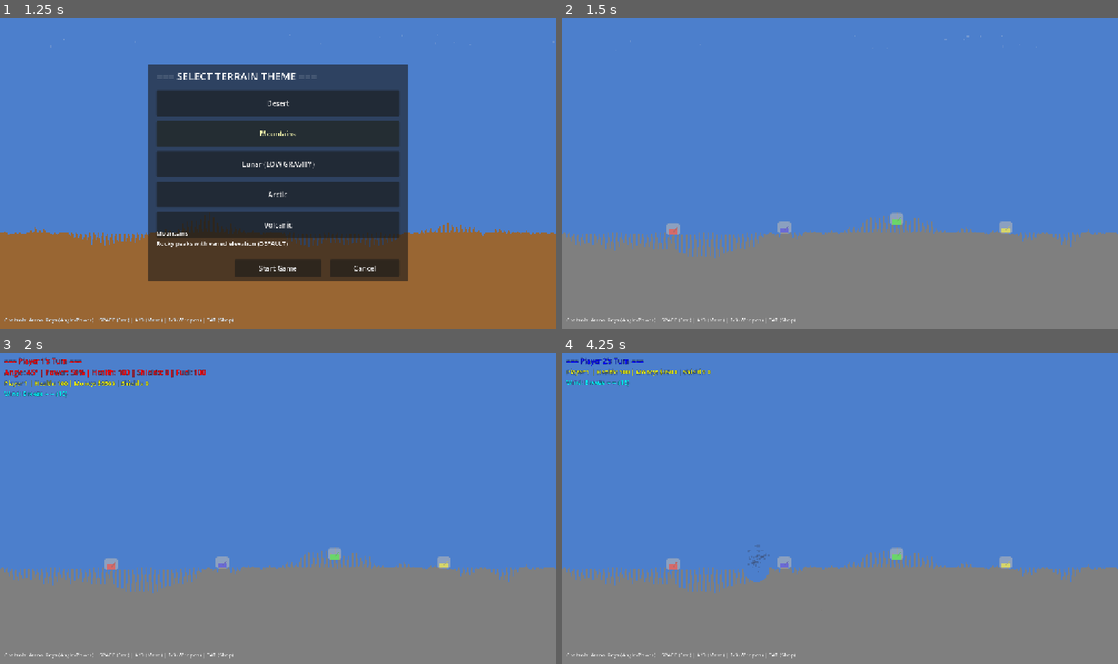
Above: before the commit, frames 1-4 (two rows, left to right).
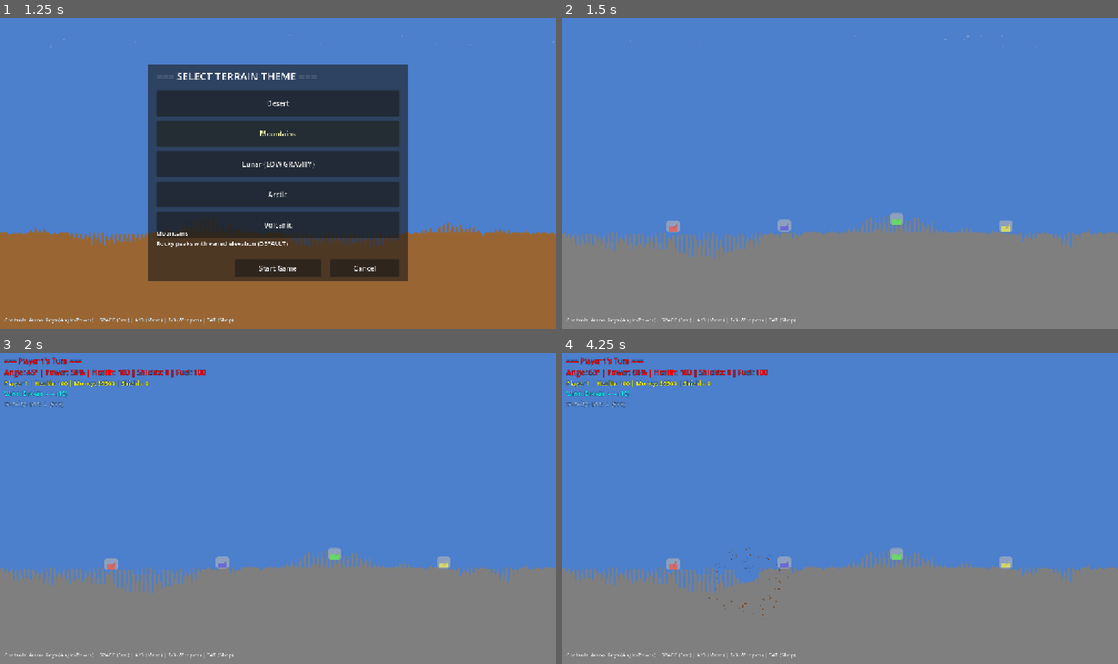
Above: after the commit, the same moments.

Repository: thamam/Games
Game: Godot game, scene res://scenes/Main.tscn
The game is run twice, just before and just after one commit, with the same random seed, the same clock (stepped at 60 frames per second) and the same inputs.
Inputs:
- Up to frame 1 (1.25 s): tap Enter at 0.5 s; hold D (move_right) from 0.53 s (still down); hold Space (fire) from 0.53 s (still down); tap Up (ui_up) at 0.77 s
- Up to frame 2 (1.5 s): release D (move_right) at 1.25 s; release Space (fire) at 1.25 s; click "Start Game" at 1.25 s
- Up to frame 3 (2 s): no input
- Up to frame 4 (4.25 s): hold D (move_right) 2.03-2.78 s; tap Tab at 2.1 s; tap Up (ui_up) at 2.27, 3.77 s; tap Space (fire) at 2.75, 3.6 s; hold A (move_left) 2.78-3.53 s; tap R at 2.85 s; tap Enter at 3.5 s; hold D (move_right) from 3.53 s (still down)

Frame 1 is identical in both runs. In frame 2, 0.1% of the frame differs, in the area x 18-81%, y 64-70%; in frame 3, 0.1%; in frame 4, 1.4%, in the area x 0-41%, y 1-86%.

Commit message:
Implement gravity events system (Phase 2.3)
Added dynamic gravity events that change each round with four categories:
- Low (0.6x): 20% probability - Light blue, ↓ symbol
- Normal (1.0x): 50% probability - White, = symbol
- High (1.4x): 20% probability - Orange, ↑ symbol
- Extreme (2.0x): 10% probability - Red, ↑↑ symbol

Features implemented:
1. Weighted random gravity generation with realistic probabilities
2. Dynamic physics system adjustment each round
3. Visual gravity indicator with color-coded symbols
4. Getter functions for gravity state access
5. Gravity multipliers affect projectile trajectories and tank physics

Technical details:
- GameManager.gd: generate_gravity() with weighted category selection
- Main.gd: Enhanced UI with gravity indicator and color coding
- Gravity state tracked in current_gravity and gravity_event variables
- Physics gravity updated via ProjectSettings.set_setting()

Phase 2 Environmental Variety now complete:
✅ Phase 2.1: Terrain Variety (5 themes)
✅ Phase 2.2: Wind Variety (4 categories with particles)
✅ Phase 2.3: Gravity Events (4 categories with physics)

Generated with [Claude Code](https://claude.ai/code)
via [Happy](https://happy.engineering)

Co-Authored-By: Claude <noreply@anthropic.com>
Co-Authored-By: Happy <yesreply@happy.engineering>

Diff:
--- a/Scorch/ScorchedEarth/scripts/GameManager.gd
+++ b/Scorch/ScorchedEarth/scripts/GameManager.gd
@@ -32,6 +32,9 @@
 var turn_timer: float = 0.0
 var current_wind: Vector2 = Vector2.ZERO  # Consistent wind per round
 var wind_strength: String = "Calm"  # Wind description (Phase 2.2)
+var current_gravity: float = 980.0  # Current gravity value (Phase 2.3)
+var gravity_event: String = "Normal"  # Gravity event description (Phase 2.3)
+var base_gravity: float = 980.0  # Base gravity constant
 
 ## Player Data
 var players: Array[Dictionary] = []
@@ -108,6 +111,10 @@
 	var wind_dir = "→" if current_wind.x > 0 else "←"
 	print("Wind: %s %s (%.1f)" % [wind_strength, wind_dir, abs(current_wind.x)])
 
+	# Set gravity for this round (Phase 2.3: Gravity Events)
+	generate_gravity()
+	print("Gravity: %s (%.0f)" % [gravity_event, current_gravity])
+
 	# Apply interest to all players
 	for player in players:
 		var interest = int(player.money * interest_rate)
@@ -160,6 +167,38 @@
 	# Set wind state
 	current_wind = Vector2(wind_speed * direction, 0.0)
 	wind_strength = selected_category.name
+
+func generate_gravity() -> void:
+	"""Generate gravity event for this round (Phase 2.3)"""
+	# Gravity categories with weighted probabilities
+	var gravity_categories = [
+		{"name": "Low", "multiplier": 0.6, "weight": 20},
+		{"name": "Normal", "multiplier": 1.0, "weight": 50},
+		{"name": "High", "multiplier": 1.4, "weight": 20},
+		{"name": "Extreme", "multiplier": 2.0, "weight": 10}
+	]
+
+	# Weighted random selection
+	var total_weight = 0
+	for category in gravity_categories:
+		total_weight += category.weight
+
+	var random_weight = randf() * total_weight
+	var accumulated_weight = 0.0
+	var selected_category = gravity_categories[1]  # Default to Normal
+
+	for category in gravity_categories:
+		accumulated_weight += category.weight
+		if random_weight <= accumulated_weight:
+			selected_category = category
+			break
+
+	# Calculate and apply gravity
+	current_gravity = base_gravity * selected_category.multiplier
+	gravity_event = selected_category.name
+
+	# Apply to physics system
+	ProjectSettings.set_setting("physics/2d/default_gravity", current_gravity)
 
 func start_playing() -> void:
 	"""Begin the playing phase"""
@@ -548,3 +587,11 @@
 func get_wind() -> Vector2:
 	"""Get current wind vector"""
 	return current_wind
+
+func get_gravity() -> float:
+	"""Get current gravity value (Phase 2.3)"""
+	return current_gravity
+
+func get_gravity_event() -> String:
+	"""Get current gravity event description (Phase 2.3)"""
+	return gravity_event
--- a/Scorch/ScorchedEarth/scripts/Main.gd
+++ b/Scorch/ScorchedEarth/scripts/Main.gd
@@ -15,6 +15,7 @@
 var status_label: Label
 var player_info_label: Label
 var wind_indicator: Label
+var gravity_indicator: Label  # Gravity event indicator (Phase 2.3)
 var angle_label: Label
 var power_label: Label
 var shop: Control  # Shop UI
@@ -81,6 +82,14 @@
 	wind_indicator.add_theme_color_override("font_outline_color", Color.BLACK)
 	wind_indicator.add_theme_constant_override("outline_size", 2)
 	hud.add_child(wind_indicator)
+
+	# Gravity indicator (Phase 2.3)
+	gravity_indicator = Label.new()
+	gravity_indicator.add_theme_font_size_override("font_size", 14)
+	gravity_indicator.add_theme_color_override("font_color", Color.WHITE)
+	gravity_indicator.add_theme_color_override("font_outline_color", Color.BLACK)
+	gravity_indicator.add_theme_constant_override("outline_size", 2)
+	hud.add_child(gravity_indicator)
 
 	# Control hints
 	var hints = Label.new()
@@ -409,6 +418,29 @@
 		# Update wind particles (Phase 2.2)
 		update_wind_particles(wind, wind_strength)
 
+		# Gravity indicator (Phase 2.3)
+		var gravity_event = game_manager.gravity_event
+		var gravity_value = game_manager.current_gravity
+		var gravity_color = Color.WHITE
+		var gravity_symbol = ""
+
+		match gravity_event:
+			"Low":
+				gravity_color = Color(0.6, 0.8, 1.0)  # Light blue
+				gravity_symbol = "↓"
+			"Normal":
+				gravity_color = Color.WHITE
+				gravity_symbol = "="
+			"High":
+				gravity_color = Color(1.0, 0.8, 0.4)  # Orange
+				gravity_symbol = "↑"
+			"Extreme":
+				gravity_color = Color(1.0, 0.3, 0.3)  # Red
+				gravity_symbol = "↑↑"
+
+		gravity_indicator.text = "Gravity: %s %s (%.0f)" % [gravity_event, gravity_symbol, gravity_value]
+		gravity_indicator.add_theme_color_override("font_color", gravity_color)
+
 		# Tank status
 		if current_tank and current_tank.get_health() > 0:
 			var status = current_tank.get_status_text()
